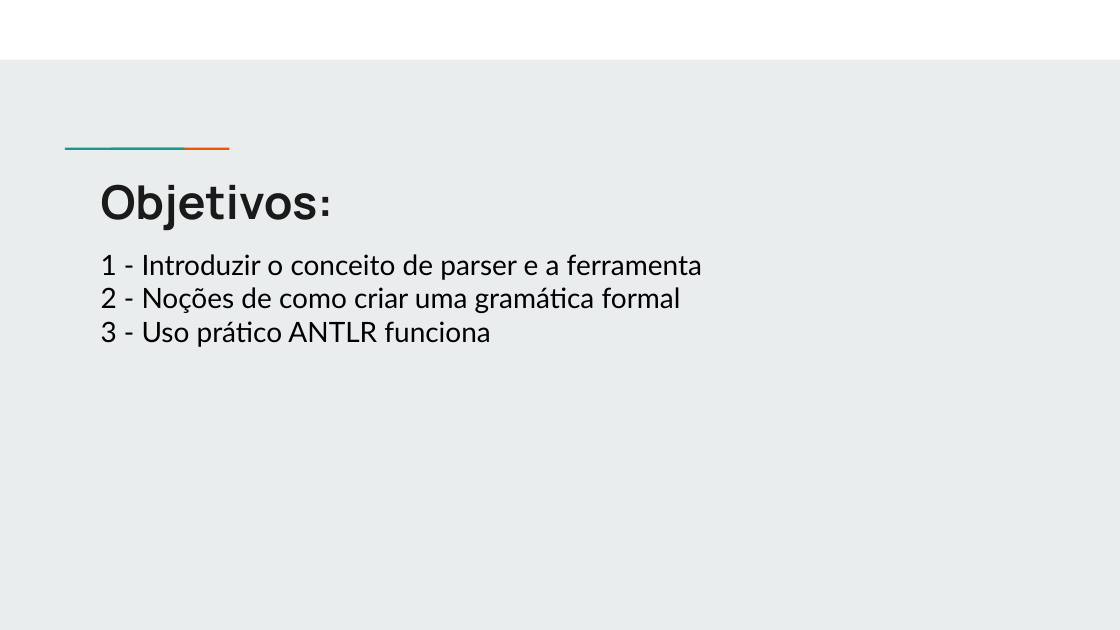
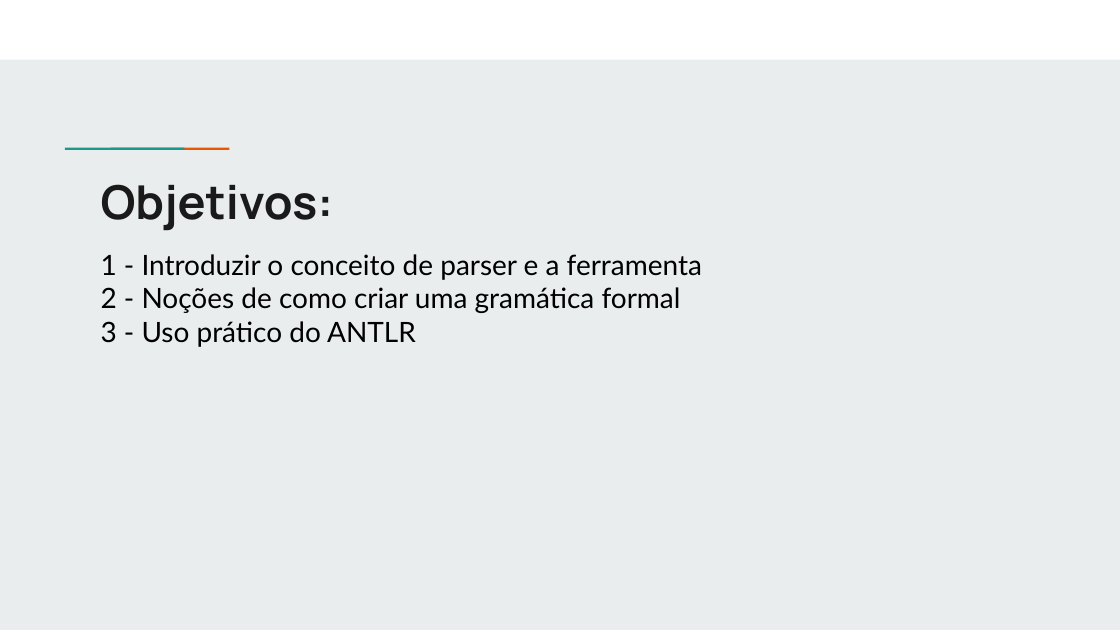
Before and after one commit to fernandohre/metodo, a slide deck: slide 2 of Apresentação ANTLR.pptx. Drawn at 1120x630 pixels with LibreOffice and Linux fonts; fonts in the diff are those of the drawing. Boxes give left, top, right and bottom in pixels: in the first picture for what was removed or moved away, otherwise in the second. Text is boxed around its words. In the diff, an @@ line names an element or a change of style, - is before the commit and + after.

```diff
--- a/Apresentação ANTLR.pptx
+++ b/Apresentação ANTLR.pptx
@@ subtitle at [101, 321, 416, 347]: text changed @@
-3 - Uso prático ANTLR funciona
+3 - Uso prático do ANTLR
```
Also in this commit, not shown: 2 other slides changed, 1 slide added.
